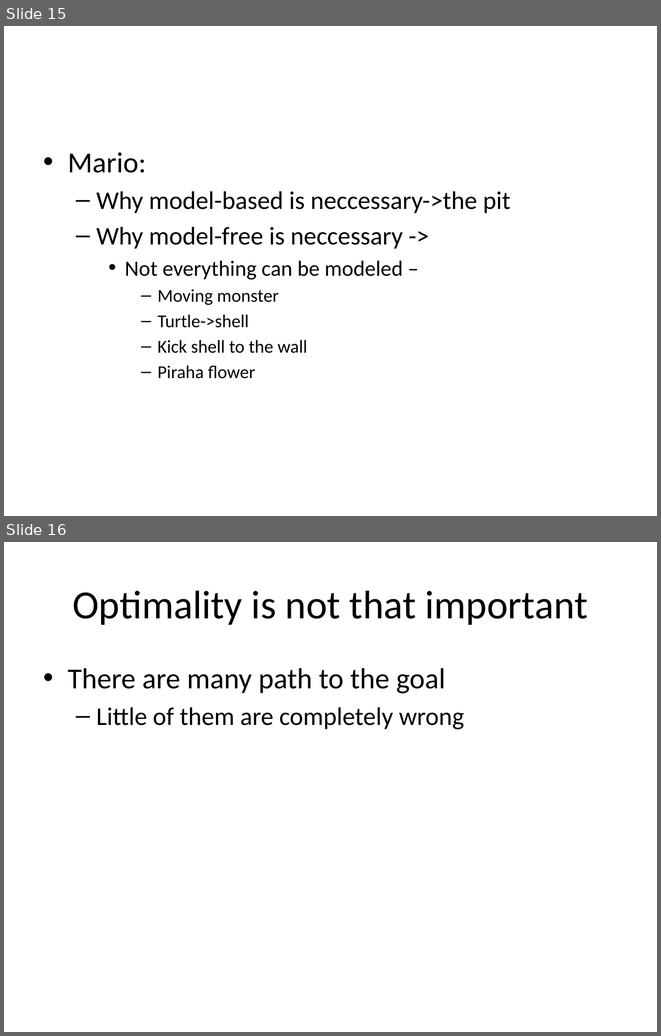
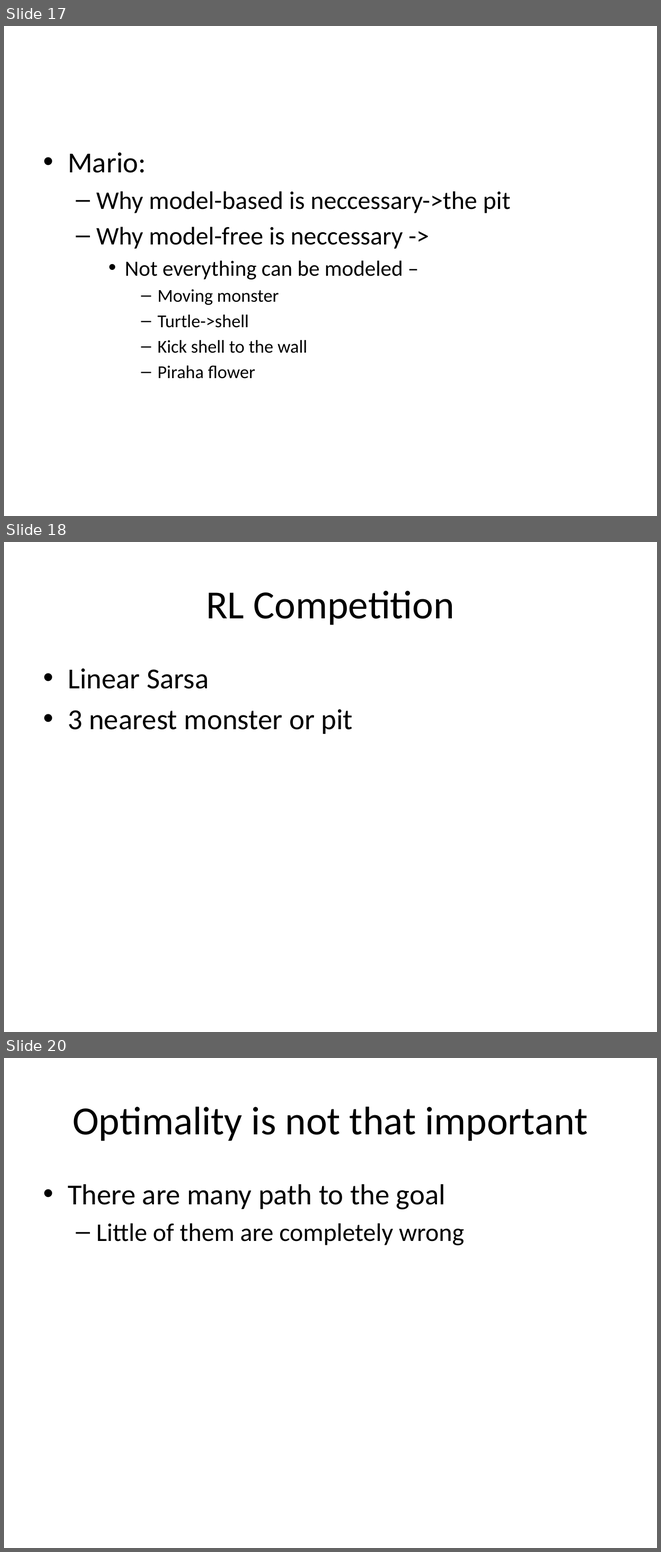
Before and after one commit to lono175/Thesis, a slide deck: OptimalPlanning.pptx. Shown one above the other, each under a label of ours: slides 15 and 16 before the commit, slides 17, 18 and 20 after it; the slides between them are not shown. The pictures are 661x1036 and 661x1552 pixels, drawn with LibreOffice and Linux fonts; fonts in the diff are those of the drawing. Boxes give left, top, right and bottom in pixels: in the first picture for what was removed or moved away, otherwise in the second. Text is boxed around its words. In the diff, an @@ line names an element or a change of style, - is before the commit and + after.

```diff
--- a/OptimalPlanning.pptx
+++ b/OptimalPlanning.pptx
@@ slide 18 added at bbox=[4, 542, 657, 1032], background #FFFFFF @@
@@ title added at bbox=[206, 591, 454, 625], 44 pt, text #000000 @@
+RL Competition
@@ text added at bbox=[68, 668, 353, 734], 32 pt, text #000000 @@
+• Linear Sarsa
+• 3 nearest monster or pit
@@ what was slide 15 is now slide 17 @@
@@ what was slide 16 is now slide 20 @@
```
Also in this commit, not shown: 3 other slides added.
